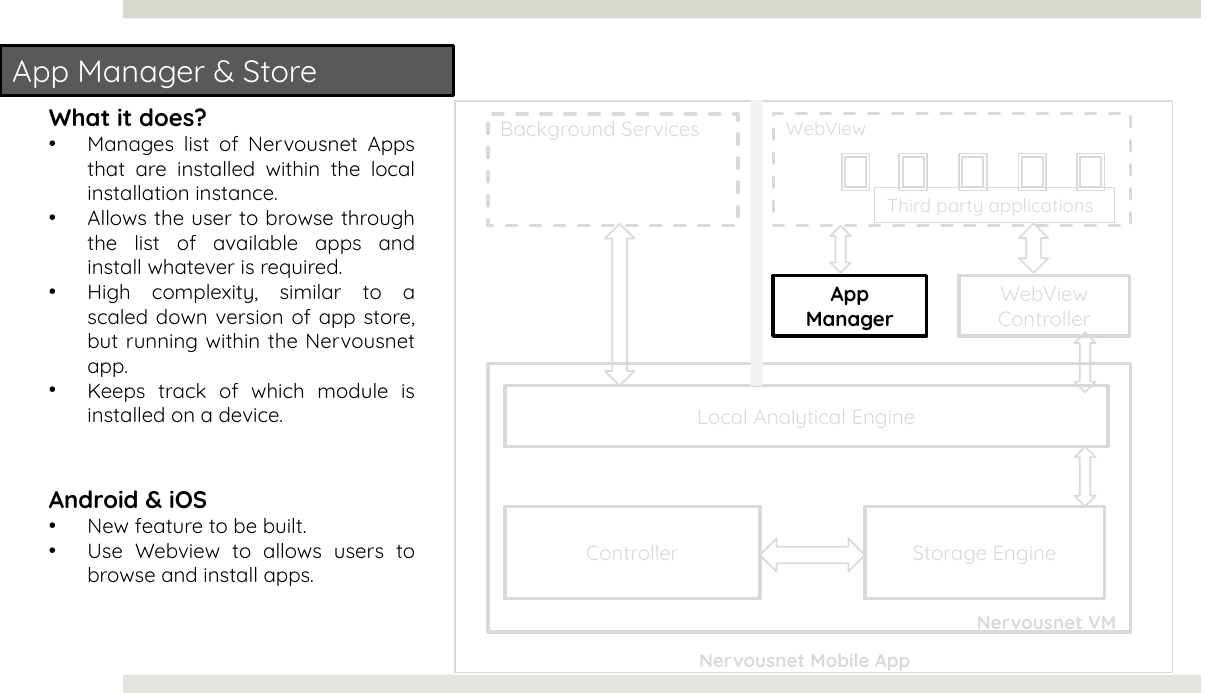
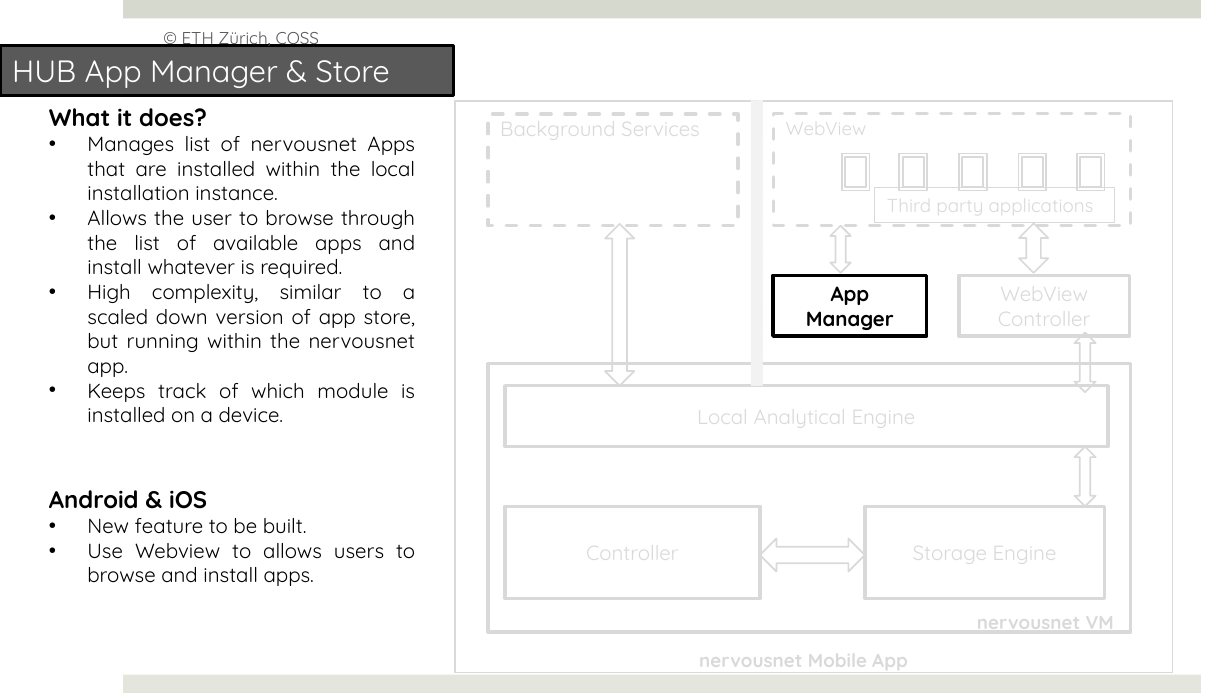
Before and after one commit to prasad79/nervousnet, a slide deck: slide 9 of Documents/NervousNet_Redesign.pptx (slide 8 before the commit). Drawn at 1232x693 pixels with LibreOffice and Linux fonts; fonts in the diff are those of the drawing. Boxes give left, top, right and bottom in pixels: in the first picture for what was removed or moved away, otherwise in the second. Text is boxed around its words. In the diff, an @@ line names an element or a change of style, - is before the commit and + after.

```diff
--- a/Documents/NervousNet_Redesign.pptx
+++ b/Documents/NervousNet_Redesign.pptx
@@ text added at (182, 31, 319, 49), 10 pt, text #595959 @@
+© ETH Zürich, COSS
@@ text in rectangle at (12, 60, 390, 88): text changed @@
-App Manager & Store
+HUB App Manager & Store
@@ text at (87, 136, 415, 201): text changed @@
-• Manages list of Nervousnet Apps that are installed within the local installation instance.
+• Manages list of nervousnet Apps that are installed within the local installation instance.
@@ text at (87, 284, 416, 377): text changed @@
-• High complexity, similar to a scaled down version of app store, but running within the Nervousnet app.
+• High complexity, similar to a scaled down version of app store, but running within the nervousnet app.
@@ text at (977, 607, 1114, 635): text changed @@
-Nervousnet VM
+nervousnet VM
@@ text at (699, 645, 908, 673): text changed @@
-Nervousnet Mobile App
+nervousnet Mobile App
```
Also in this commit, not shown: 17 other slides changed, 2 slides removed, 33 other files.
